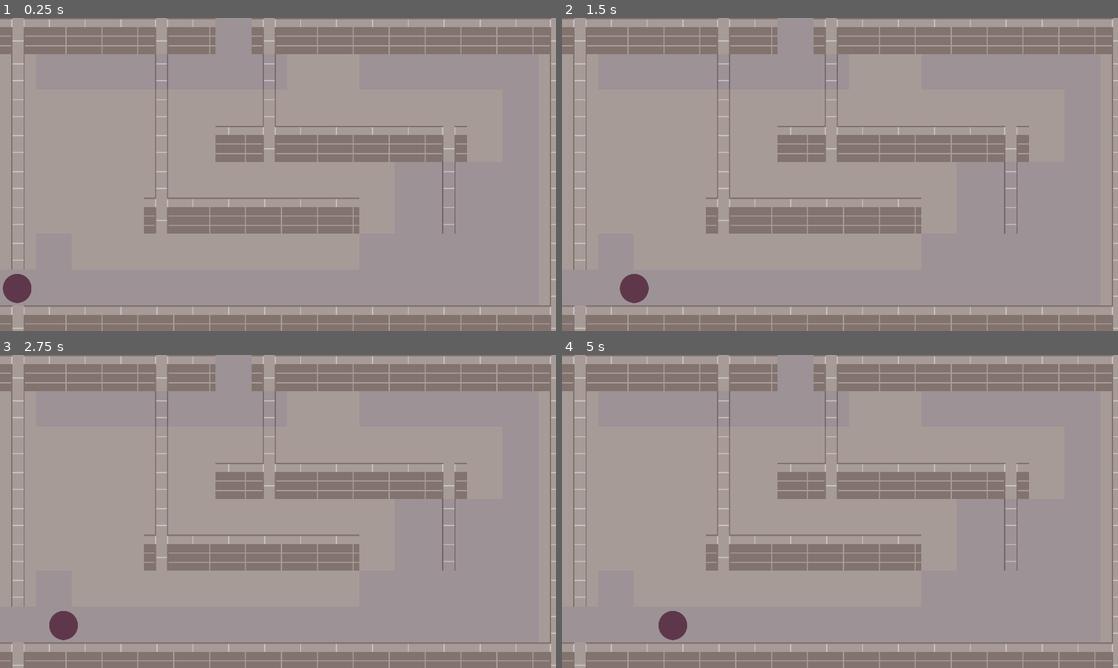
Above: before the commit, frames 1-4 (two rows, left to right).
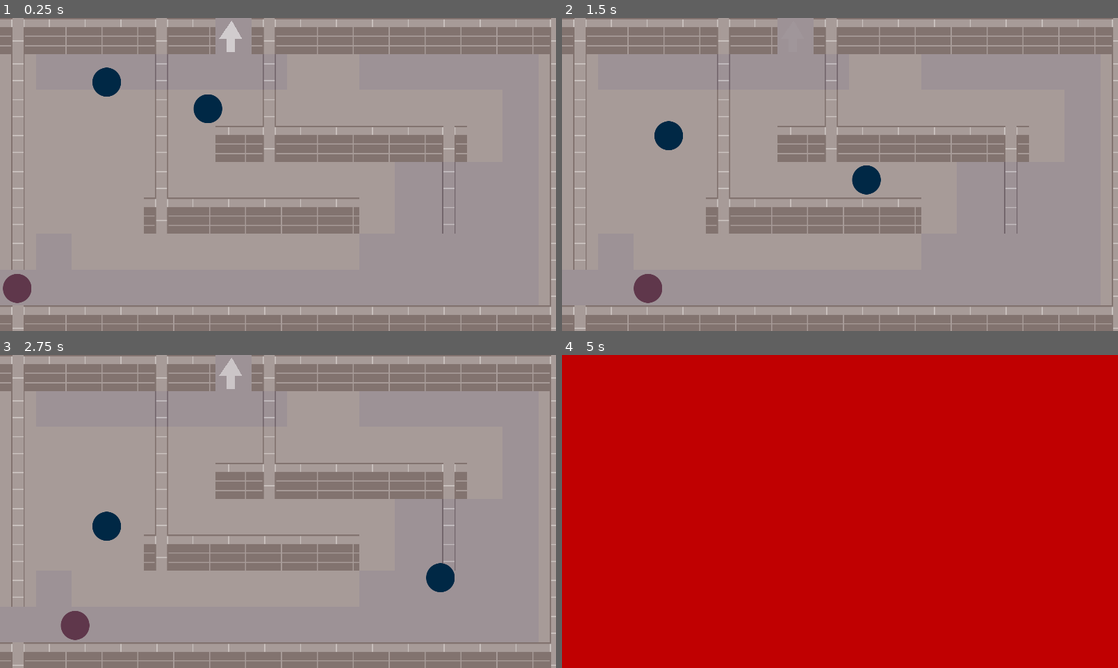
Above: after the commit, the same moments.

Repository: RALWORKS/framed-2024
Game: Godot game, scene res://tiles/tile_map.tscn
The game is run twice, just before and just after one commit, with the same random seed, the same clock (stepped at 60 frames per second) and the same inputs. This scene is started directly instead of the project's main scene.
Inputs:
- Up to frame 1 (0.25 s): no input
- Up to frame 2 (1.5 s): tap Enter (ui_accept) at 0.5, 0.6, 0.77, 1.07 s; hold D (right) from 0.53 s (still down); tap Right (Next) at 1.35 s
- Up to frame 3 (2.75 s): tap Enter (ui_accept) at 1.52, 1.55, 1.82, 2.1 s; release D (right) at 2.03 s; hold Left (ui_left) from 2.03 s (still down)
- Up to frame 4 (5 s): release Left (ui_left) at 2.78 s; hold D (right) 2.78-4.28 s; tap Right (Next) at 2.85, 4.35 s; tap Enter (ui_accept) at 3.02, 3.05, 3.32, 3.6, 3.77, 4.07, 4.52, 4.55, 4.82 s; hold Left (ui_left) from 4.28 s (still down)

The runs differ from the first frame. In frame 1, 0.9% of the frame differs, in the area x 16-44%, y 0-34%; in frame 2, 1.2%; in frame 3, 1.3%; in frame 4, 100%, in the area x 0-100%, y 0-100%.

Commit message:
chase v1

Diff:
--- a/Scenes/Chapter 1/initial-alley.tscn
+++ b/Scenes/Chapter 1/initial-alley.tscn
@@ -7,6 +7,84 @@
 [ext_resource type="Texture2D" uid="uid://y5j0g1se5stw" path="res://Assets/Chapter 1/initial-alley/Marbury and 3rd sign.png" id="5_8wlly"]
 [ext_resource type="Texture2D" uid="uid://c2vngb7uq2uhw" path="res://Assets/Chapter 1/initial-alley/Phone_marie.png" id="6_fmysh"]
 [ext_resource type="PackedScene" uid="uid://d4cbyalgs01x8" path="res://Assets/Dialogue/dialogue_box.tscn" id="7_33j4g"]
+
+[sub_resource type="Animation" id="Animation_2rrm1"]
+length = 0.001
+tracks/0/type = "value"
+tracks/0/imported = false
+tracks/0/enabled = true
+tracks/0/path = NodePath("Panel 2/DoreanConfused2:position")
+tracks/0/interp = 1
+tracks/0/loop_wrap = true
+tracks/0/keys = {
+"times": PackedFloat32Array(0),
+"transitions": PackedFloat32Array(1),
+"update": 0,
+"values": [Vector2(768, 2.85596)]
+}
+tracks/1/type = "value"
+tracks/1/imported = false
+tracks/1/enabled = true
+tracks/1/path = NodePath("Panel 2/DoreanHand2:position")
+tracks/1/interp = 1
+tracks/1/loop_wrap = true
+tracks/1/keys = {
+"times": PackedFloat32Array(0),
+"transitions": PackedFloat32Array(1),
+"update": 0,
+"values": [Vector2(704, 362.856)]
+}
+tracks/2/type = "value"
+tracks/2/imported = false
+tracks/2/enabled = true
+tracks/2/path = NodePath("Panel 2/DoreanHand2:rotation")
+tracks/2/interp = 1
+tracks/2/loop_wrap = true
+tracks/2/keys = {
+"times": PackedFloat32Array(0),
+"transitions": PackedFloat32Array(1),
+"update": 0,
+"values": [-0.241323]
+}
+tracks/3/type = "value"
+tracks/3/imported = false
+tracks/3/enabled = true
+tracks/3/path = NodePath("Panel 2/Dialogue2:position")
+tracks/3/interp = 1
+tracks/3/loop_wrap = true
+tracks/3/keys = {
+"times": PackedFloat32Array(0),
+"transitions": PackedFloat32Array(1),
+"update": 0,
+"values": [Vector2(1456, 1224)]
+}
+tracks/4/type = "value"
+tracks/4/imported = false
+tracks/4/enabled = true
+tracks/4/path = NodePath("Panel 1/Dialogue1:position")
+tracks/4/interp = 1
+tracks/4/loop_wrap = true
+tracks/4/keys = {
+"times": PackedFloat32Array(0),
+"transitions": PackedFloat32Array(1),
+"update": 0,
+"values": [Vector2(2241, 207)]
+}
+
+[sub_resource type="Animation" id="Animation_wrvmk"]
+resource_name = "Scene 1"
+tracks/0/type = "value"
+tracks/0/imported = false
+tracks/0/enabled = true
+tracks/0/path = NodePath("Panel 1/Dialogue1:position")
+tracks/0/interp = 1
+tracks/0/loop_wrap = true
+tracks/0/keys = {
+"times": PackedFloat32Array(0.5, 1),
+"transitions": PackedFloat32Array(1, 1),
+"update": 0,
+"values": [Vector2(2241, 207), Vector2(360, 207)]
+}
 
 [sub_resource type="Animation" id="Animation_m8tvq"]
 resource_name = "Scene 2"
@@ -59,84 +137,6 @@
 "values": [Vector2(1456, 1224), Vector2(1456, 288)]
 }
 
-[sub_resource type="Animation" id="Animation_wrvmk"]
-resource_name = "Scene 1"
-tracks/0/type = "value"
-tracks/0/imported = false
-tracks/0/enabled = true
-tracks/0/path = NodePath("Panel 1/Dialogue1:position")
-tracks/0/interp = 1
-tracks/0/loop_wrap = true
-tracks/0/keys = {
-"times": PackedFloat32Array(0.5, 1),
-"transitions": PackedFloat32Array(1, 1),
-"update": 0,
-"values": [Vector2(2241, 207), Vector2(360, 207)]
-}
-
-[sub_resource type="Animation" id="Animation_2rrm1"]
-length = 0.001
-tracks/0/type = "value"
-tracks/0/imported = false
-tracks/0/enabled = true
-tracks/0/path = NodePath("Panel 2/DoreanConfused2:position")
-tracks/0/interp = 1
-tracks/0/loop_wrap = true
-tracks/0/keys = {
-"times": PackedFloat32Array(0),
-"transitions": PackedFloat32Array(1),
-"update": 0,
-"values": [Vector2(768, 2.85596)]
-}
-tracks/1/type = "value"
-tracks/1/imported = false
-tracks/1/enabled = true
-tracks/1/path = NodePath("Panel 2/DoreanHand2:position")
-tracks/1/interp = 1
-tracks/1/loop_wrap = true
-tracks/1/keys = {
-"times": PackedFloat32Array(0),
-"transitions": PackedFloat32Array(1),
-"update": 0,
-"values": [Vector2(704, 362.856)]
-}
-tracks/2/type = "value"
-tracks/2/imported = false
-tracks/2/enabled = true
-tracks/2/path = NodePath("Panel 2/DoreanHand2:rotation")
-tracks/2/interp = 1
-tracks/2/loop_wrap = true
-tracks/2/keys = {
-"times": PackedFloat32Array(0),
-"transitions": PackedFloat32Array(1),
-"update": 0,
-"values": [-0.241323]
-}
-tracks/3/type = "value"
-tracks/3/imported = false
-tracks/3/enabled = true
-tracks/3/path = NodePath("Panel 2/Dialogue2:position")
-tracks/3/interp = 1
-tracks/3/loop_wrap = true
-tracks/3/keys = {
-"times": PackedFloat32Array(0),
-"transitions": PackedFloat32Array(1),
-"update": 0,
-"values": [Vector2(1456, 1224)]
-}
-tracks/4/type = "value"
-tracks/4/imported = false
-tracks/4/enabled = true
-tracks/4/path = NodePath("Panel 1/Dialogue1:position")
-tracks/4/interp = 1
-tracks/4/loop_wrap = true
-tracks/4/keys = {
-"times": PackedFloat32Array(0),
-"transitions": PackedFloat32Array(1),
-"update": 0,
-"values": [Vector2(2241, 207)]
-}
-
 [sub_resource type="AnimationLibrary" id="AnimationLibrary_duj7y"]
 _data = {
 "RESET": SubResource("Animation_2rrm1"),
--- a/tiles/Dorian.gd
+++ b/tiles/Dorian.gd
@@ -1,6 +1,8 @@
 extends CharacterBody2D
 
-var speed = 200
+var speed = 250
+
+@export var is_dorian = true
 
 
 func get_input():
--- /dev/null
+++ b/tiles/cop.gd
@@ -0,0 +1,8 @@
+extends CharacterBody2D
+@export var parent: Node
+
+
+
+func _on_area_2d_body_entered(body):
+	if "is_dorian" in body:
+		parent.kill()
--- /dev/null
+++ b/tiles/cop.tscn
@@ -0,0 +1,24 @@
+[gd_scene load_steps=4 format=3 uid="uid://cc4vp85roem7b"]
+
+[ext_resource type="Script" path="res://tiles/cop.gd" id="1_qvq4j"]
+[ext_resource type="Texture2D" uid="uid://c22p47qndlduh" path="res://tiles/dot.png" id="2_vj7qp"]
+
+[sub_resource type="CircleShape2D" id="CircleShape2D_eql7y"]
+radius = 58.0345
+
+[node name="Cop" type="CharacterBody2D"]
+script = ExtResource("1_qvq4j")
+
+[node name="CollisionShape2D" type="CollisionShape2D" parent="."]
+shape = SubResource("CircleShape2D_eql7y")
+
+[node name="Cop" type="Sprite2D" parent="."]
+modulate = Color(0, 0.737255, 0.913725, 1)
+texture = ExtResource("2_vj7qp")
+
+[node name="Area2D" type="Area2D" parent="."]
+
+[node name="CollisionShape2D" type="CollisionShape2D" parent="Area2D"]
+shape = SubResource("CircleShape2D_eql7y")
+
+[connection signal="body_entered" from="Area2D" to="." method="_on_area_2d_body_entered"]
--- /dev/null
+++ b/tiles/enemy.gd
@@ -0,0 +1,28 @@
+extends CharacterBody2D
+
+
+const SPEED = 300.0
+const JUMP_VELOCITY = -400.0
+
+# Get the gravity from the project settings to be synced with RigidBody nodes.
+var gravity = ProjectSettings.get_setting("physics/2d/default_gravity")
+
+
+func _physics_process(delta):
+	# Add the gravity.
+	if not is_on_floor():
+		velocity.y += gravity * delta
+
+	# Handle jump.
+	if Input.is_action_just_pressed("ui_accept") and is_on_floor():
+		velocity.y = JUMP_VELOCITY
+
+	# Get the input direction and handle the movement/deceleration.
+	# As good practice, you should replace UI actions with custom gameplay actions.
+	var direction = Input.get_axis("ui_left", "ui_right")
+	if direction:
+		velocity.x = direction * SPEED
+	else:
+		velocity.x = move_toward(velocity.x, 0, SPEED)
+
+	move_and_slide()
--- a/tiles/police_chase.gd
+++ b/tiles/police_chase.gd
@@ -4,8 +4,20 @@
 # Called when the node enters the scene tree for the first time.
 func _ready():
 	Music.horror()
+	$Cops.play("base")
+	$EXIT.play("blink")
+
+func kill():
+	$Dorian.position = Vector2(59, 933)
+	$FX.play("die")
 
 
-# Called every frame. 'delta' is the elapsed time since the previous frame.
-func _process(delta):
+func _on_exit_area_body_entered(body):
+	if "is_dorian" in body:
+		win()
+
+func win():
+	# TODO
+	$Cop1.free()
+	$Cop2.free()
 	pass
--- a/tiles/tile_map.tscn
+++ b/tiles/tile_map.tscn
@@ -1,9 +1,10 @@
-[gd_scene load_steps=8 format=3 uid="uid://d2l25vom8pkbs"]
+[gd_scene load_steps=19 format=3 uid="uid://d2l25vom8pkbs"]
 
 [ext_resource type="Texture2D" uid="uid://o4jb0mlefie2" path="res://tiles/brown-tilemap.png" id="1_vc8j3"]
 [ext_resource type="Texture2D" uid="uid://dxgomhkkw81sn" path="res://tiles/purple-tilemap.png" id="2_ss27k"]
 [ext_resource type="Script" path="res://tiles/police_chase.gd" id="3_ojikw"]
 [ext_resource type="PackedScene" uid="uid://bqsh6et3ta8nc" path="res://tiles/dorian.tscn" id="4_66pd3"]
+[ext_resource type="PackedScene" uid="uid://cc4vp85roem7b" path="res://tiles/cop.tscn" id="5_jow2g"]
 
 [sub_resource type="TileSetAtlasSource" id="TileSetAtlasSource_owoda"]
 texture = ExtResource("1_vc8j3")
@@ -49,6 +50,146 @@
 sources/0 = SubResource("TileSetAtlasSource_owoda")
 sources/1 = SubResource("TileSetAtlasSource_3a1ty")
 
+[sub_resource type="Animation" id="Animation_7gxlb"]
+length = 0.001
+tracks/0/type = "value"
+tracks/0/imported = false
+tracks/0/enabled = true
+tracks/0/path = NodePath("Cop1:position")
+tracks/0/interp = 1
+tracks/0/loop_wrap = true
+tracks/0/keys = {
+"times": PackedFloat32Array(0),
+"transitions": PackedFloat32Array(1),
+"update": 0,
+"values": [Vector2(368, 195)]
+}
+tracks/1/type = "value"
+tracks/1/imported = false
+tracks/1/enabled = true
+tracks/1/path = NodePath("Cop2:position")
+tracks/1/interp = 1
+tracks/1/loop_wrap = true
+tracks/1/keys = {
+"times": PackedFloat32Array(0),
+"transitions": PackedFloat32Array(1),
+"update": 0,
+"values": [Vector2(781, 217)]
+}
+
+[sub_resource type="Animation" id="Animation_ukk37"]
+resource_name = "base"
+length = 5.0
+loop_mode = 2
+tracks/0/type = "value"
+tracks/0/imported = false
+tracks/0/enabled = true
+tracks/0/path = NodePath("Cop1:position")
+tracks/0/interp = 1
+tracks/0/loop_wrap = true
+tracks/0/keys = {
+"times": PackedFloat32Array(0, 5),
+"transitions": PackedFloat32Array(1, 1),
+"update": 0,
+"values": [Vector2(368, 187), Vector2(368, 926)]
+}
+tracks/1/type = "value"
+tracks/1/imported = false
+tracks/1/enabled = true
+tracks/1/path = NodePath("Cop2:position")
+tracks/1/interp = 1
+tracks/1/loop_wrap = true
+tracks/1/keys = {
+"times": PackedFloat32Array(0, 0.5, 0.9, 2.3, 2.9, 3.7, 4.4, 5),
+"transitions": PackedFloat32Array(1, 1, 1, 1, 1, 1, 1, 1),
+"update": 0,
+"values": [Vector2(781, 217), Vector2(645, 423), Vector2(761, 556), Vector2(1457, 562), Vector2(1545, 848), Vector2(1726, 664), Vector2(1712, 274), Vector2(1013, 260)]
+}
+
+[sub_resource type="AnimationLibrary" id="AnimationLibrary_imupv"]
+_data = {
+"RESET": SubResource("Animation_7gxlb"),
+"base": SubResource("Animation_ukk37")
+}
+
+[sub_resource type="Animation" id="Animation_mcchk"]
+resource_name = "die"
+length = 0.5
+tracks/0/type = "value"
+tracks/0/imported = false
+tracks/0/enabled = true
+tracks/0/path = NodePath("Red:visible")
+tracks/0/interp = 1
+tracks/0/loop_wrap = true
+tracks/0/keys = {
+"times": PackedFloat32Array(0, 0.2, 0.3, 0.5),
+"transitions": PackedFloat32Array(1, 1, 1, 1),
+"update": 1,
+"values": [true, false, true, false]
+}
+
+[sub_resource type="Animation" id="Animation_ds1gr"]
+length = 0.001
+tracks/0/type = "value"
+tracks/0/imported = false
+tracks/0/enabled = true
+tracks/0/path = NodePath("Red:visible")
+tracks/0/interp = 1
+tracks/0/loop_wrap = true
+tracks/0/keys = {
+"times": PackedFloat32Array(0),
+"transitions": PackedFloat32Array(1),
+"update": 1,
+"values": [false]
+}
+
+[sub_resource type="AnimationLibrary" id="AnimationLibrary_3cdyd"]
+_data = {
+"RESET": SubResource("Animation_ds1gr"),
+"die": SubResource("Animation_mcchk")
+}
+
+[sub_resource type="Animation" id="Animation_brlhs"]
+resource_name = "blink"
+length = 0.5
+loop_mode = 2
+tracks/0/type = "value"
+tracks/0/imported = false
+tracks/0/enabled = true
+tracks/0/path = NodePath("ExitMarker:modulate")
+tracks/0/interp = 1
+tracks/0/loop_wrap = true
+tracks/0/keys = {
+"times": PackedFloat32Array(0, 0.5),
+"transitions": PackedFloat32Array(1, 1),
+"update": 0,
+"values": [Color(1, 1, 1, 1), Color(1, 1, 1, 0)]
+}
+
+[sub_resource type="Animation" id="Animation_s526s"]
+length = 0.001
+tracks/0/type = "value"
+tracks/0/imported = false
+tracks/0/enabled = true
+tracks/0/path = NodePath("ExitMarker:modulate")
+tracks/0/interp = 1
+tracks/0/loop_wrap = true
+tracks/0/keys = {
+"times": PackedFloat32Array(0),
+"transitions": PackedFloat32Array(1),
+"update": 0,
+"values": [Color(1, 1, 1, 1)]
+}
+
+[sub_resource type="AnimationLibrary" id="AnimationLibrary_85oyr"]
+_data = {
+"RESET": SubResource("Animation_s526s"),
+"blink": SubResource("Animation_brlhs")
+}
+
+[sub_resource type="RectangleShape2D" id="RectangleShape2D_4ftou"]
+size = Vector2(113, 113)
+
 [node name="PoliceChaseMap" type="TileMap"]
 tile_set = SubResource("TileSet_edqxj")
 format = 2
@@ -57,3 +198,43 @@
 
 [node name="Dorian" parent="." instance=ExtResource("4_66pd3")]
 position = Vector2(59, 933)
+
+[node name="Cop1" parent="." node_paths=PackedStringArray("parent") instance=ExtResource("5_jow2g")]
+position = Vector2(368, 195)
+parent = NodePath("..")
+
+[node name="Cop2" parent="." node_paths=PackedStringArray("parent") instance=ExtResource("5_jow2g")]
+position = Vector2(781, 217)
+parent = NodePath("..")
+
+[node name="Cops" type="AnimationPlayer" parent="."]
+libraries = {
+"": SubResource("AnimationLibrary_imupv")
+}
+
+[node name="FX" type="AnimationPlayer" parent="."]
+libraries = {
+"": SubResource("AnimationLibrary_3cdyd")
+}
+
+[node name="EXIT" type="AnimationPlayer" parent="."]
+libraries = {
+"": SubResource("AnimationLibrary_85oyr")
+}
+
+[node name="ExitMarker" type="Polygon2D" parent="."]
+polygon = PackedVector2Array(782, 118, 782, 72, 757, 71, 800, 9, 837, 73, 811, 73, 811, 117)
+
+[node name="ExitArea" type="Area2D" parent="."]
+
+[node name="CollisionShape2D" type="CollisionShape2D" parent="ExitArea"]
+position = Vector2(806, 69)
+shape = SubResource("RectangleShape2D_4ftou")
+
+[node name="Red" type="ColorRect" parent="."]
+visible = false
+offset_right = 2003.0
+offset_bottom = 1132.0
+color = Color(0.753511, 0, 0.0032032, 1)
+
+[connection signal="body_entered" from="ExitArea" to="." method="_on_exit_area_body_entered"]
